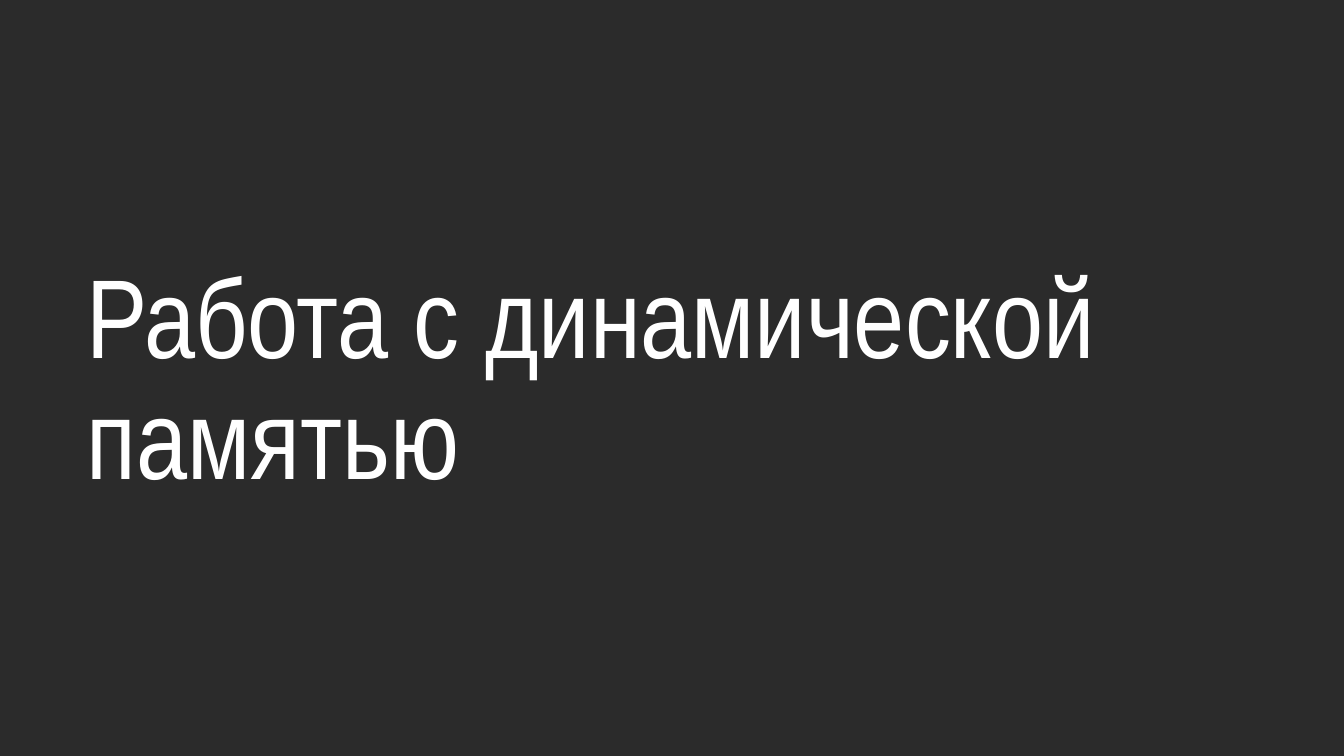
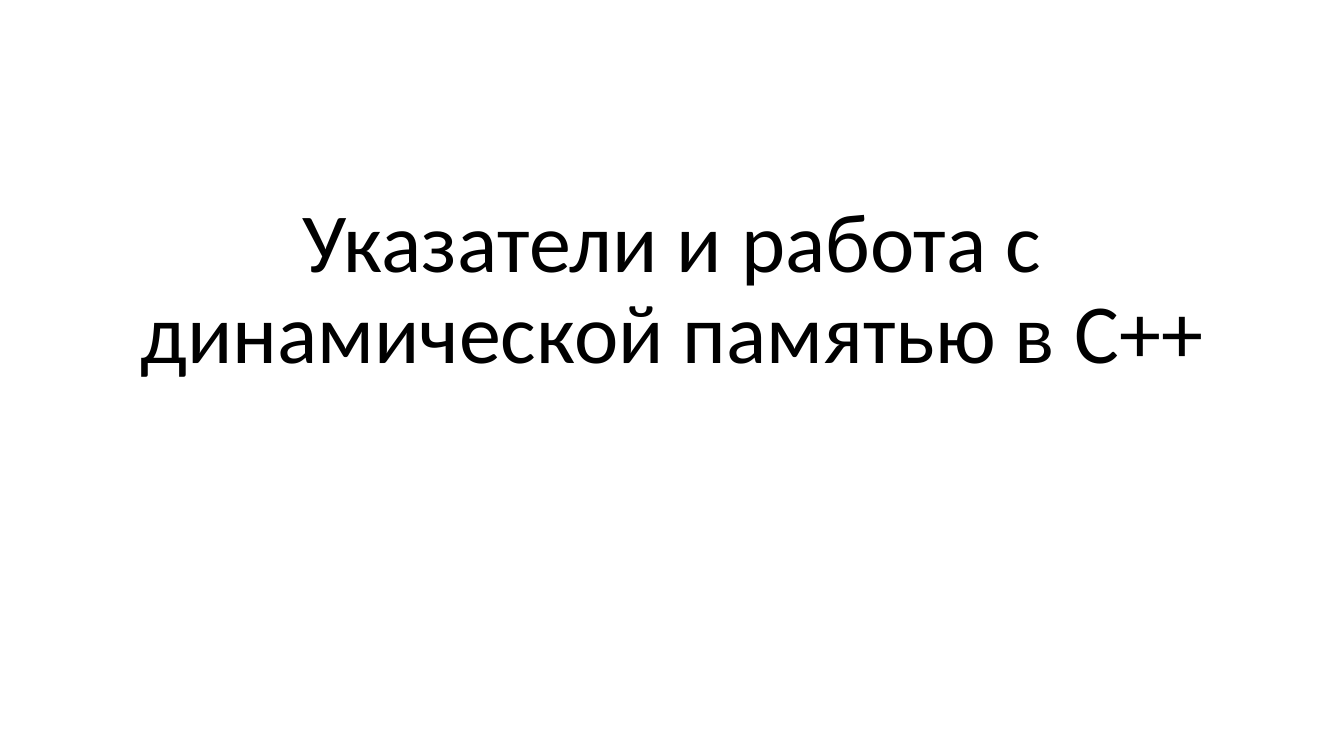
Before and after one commit to alexey-malov/oop, a slide deck: slide 1 of lectures/05/Указатели и динамическая память.pptx. Drawn at 1344x756 pixels with LibreOffice and Linux fonts; fonts in the diff are those of the drawing; background and template pictures are left out; a plain dark background stands for a picture behind light text. Boxes give left, top, right and bottom in pixels: in the first picture for what was removed or moved away, otherwise in the second. Text is boxed around its words. In the diff, an @@ line names an element or a change of style, - is before the commit and + after.

```diff
--- a/lectures/05/Указатели и динамическая память.pptx
+++ b/lectures/05/Указатели и динамическая память.pptx
@@ background picture (left out) to #FFFFFF @@
@@ title at (140, 215, 1204, 377): text changed; size 80 to 60 pt; font Arial Narrow to Calibri; text colour #FFFFFF to #000000 @@
-Работа с динамической памятью
+Указатели и работа с динамической памятью в C++
```
Also in this commit, not shown: 2 other slides changed, 5 slides added, 14 slides removed, 3 other files.
